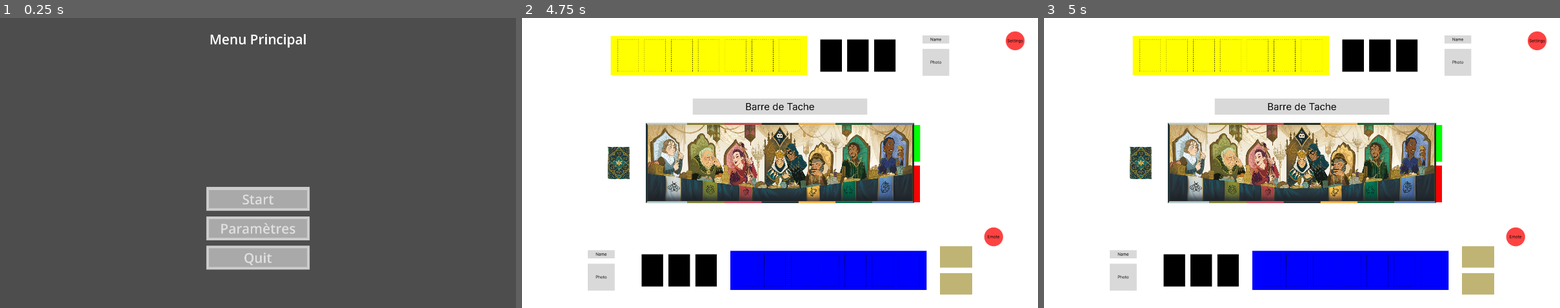
Above: before the commit, frames 1-3 (left to right).
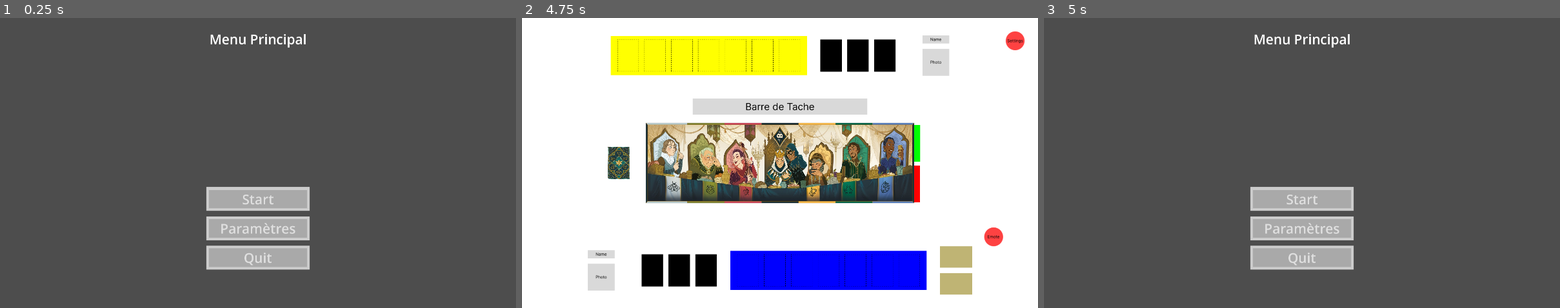
Above: after the commit, the same moments.

Repository: iBeako/Courtisan
Game: Godot game, scene res://Scene/menu_principal.tscn
The game is run twice, just before and just after one commit, with the same random seed, the same clock (stepped at 60 frames per second) and the same inputs.
Inputs (mouse positions are in pixels of both pictures, inside the frame that each line leads up to):
- Up to frame 1 (0.25 s): no input
- Up to frame 2 (4.75 s): click "Start" at 0.5 s; tap Enter at 1.25, 2.75, 4.25 s; move the mouse to (893, 148) at 1.27 s; click (893, 148) at 1.42 s; tap Space at 2, 3.5 s; drag from (676, 177) to (707, 55) at 2.02 s; move the mouse to (831, 99) at 2.77 s; click (831, 99) at 2.92 s; drag from (754, 221) to (790, 55) at 3.52 s; move the mouse to (934, 206) at 4.27 s; click (934, 206) at 4.42 s
- Up to frame 3 (5 s): tap Escape at 4.9 s

Frames 1-2 are identical in both runs. In frame 3, 100% of the frame differs, in the area x 0-100%, y 0-100%.

Commit message:
quick fix + escape to exit

Diff:
--- a/client/Script/card_manager.gd
+++ b/client/Script/card_manager.gd
@@ -98,8 +98,10 @@
 	var tween = card.create_tween()
 	tween.set_trans(Tween.TRANS_SINE).set_ease(Tween.EASE_OUT)
 
+	print("hovered"+str(hovered))
 	if hovered:
 		tween.tween_property(card, "scale", Vector2(1.05, 1.05), 0.2)
+		await tween.finished
 		card.z_index = 2
 	else:
 		tween.tween_property(card, "scale", Vector2(1.0, 1.0), 0.2)
--- a/client/Script/card_slot.gd
+++ b/client/Script/card_slot.gd
@@ -18,39 +18,9 @@
 	else:
 		print("Label NOT found for ", self.name)
 
-func add_card(card: Node2D) -> void:
-	print("Adding card to slot: ", self.name)
-	if card in cards_in_slot:
-		return
-
-	var card_slot = find_card_slot(card.card_type)
-
-	if card_slot:
-		card_slot.cards_in_slot.append(card)
-		card.z_index = 5
-		var target_position: Vector2 = card_slot.global_position
-		var tween: Tween = get_tree().create_tween()
-		tween.tween_property(card, "position", target_position, 0.2)
-
-		if card.has_node("Area2D/CollisionShape2D"):
-			card.get_node("Area2D/CollisionShape2D").disabled = true
-
-		#card_slot.update_count_label()
-		get_parent().update_labels()
-		print("Card added to ", card_slot.name, ". Total cards: ", card_slot.cards_in_slot.size())
-	else:
-		print("Failed to add card: CardSlot not found")
-
-func find_card_slot(card_type: String) -> Node2D:
-	return get_node_or_null("../"+card_type)
 
 func determine_zone_type() -> PlayZoneType:
 	return get_parent().Play_ZoneType
-
-
-
-
-
 
 
 func remove_card(card: Node2D) -> void:
--- a/client/Script/input_manager.gd
+++ b/client/Script/input_manager.gd
@@ -5,6 +5,8 @@
 signal left_mouse_button_released
 var card_manager_reference
 var deck_reference
+
+var menu_scene : PackedScene = load("res://Scene/menu_principal.tscn")
 
 func _ready() -> void:
 	card_manager_reference = $"../CardManager"
@@ -17,6 +19,8 @@
 			raycast_at_cursor()
 		else:
 			emit_signal("left_mouse_button_released")
+	if event is InputEventKey and event.pressed and event.keycode == KEY_ESCAPE:
+		get_tree().change_scene_to_packed(menu_scene)
 
 func raycast_at_cursor():
 	var space_state = get_world_2d().direct_space_state
--- a/client/project.godot
+++ b/client/project.godot
@@ -29,3 +29,8 @@
 
 2d_render/layer_2="card"
 2d_render/layer_3="zones"
+
+[rendering]
+
+renderer/rendering_method="gl_compatibility"
+renderer/rendering_method.mobile="gl_compatibility"
Not shown, added: client/export_presets.cfg
